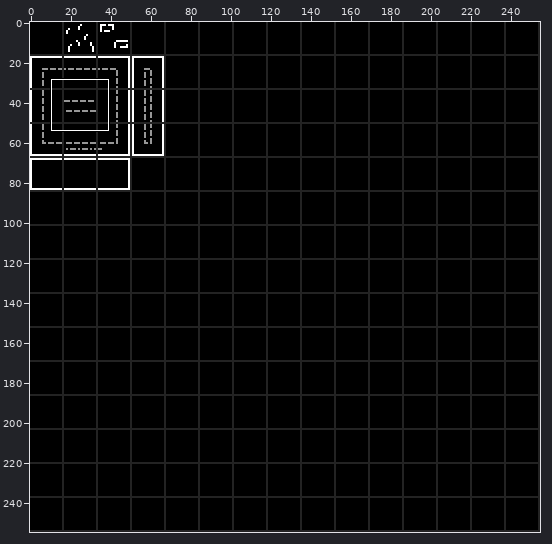
Two versions of one sprite sheet, src/assets/gfx/tileset.png. The first picture is a wide view before the edit; the outline marks the close-up.
Close-up. The starting point:
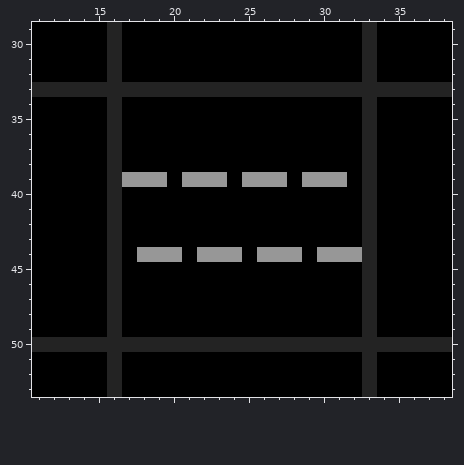
The file is 255x255 pixels. Shown: x 11..38, y 29..53.
The result:
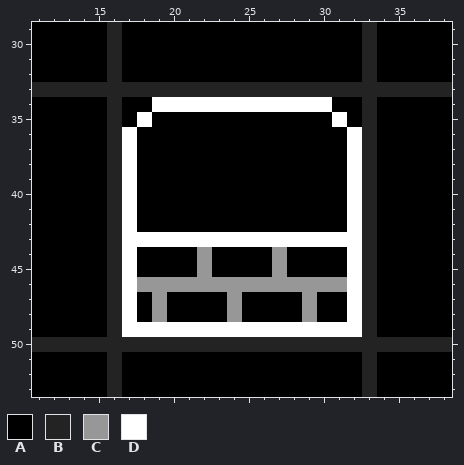
Palette (. is transparent): A #000000  B #232323  C #979797  D #ffffff
What changed:
@@ x 11..38 @@
 33 BBBBBBBBBBBBBBBBBBBBBBBBBBBB
-34 AAAAABAAAAAAAAAAAAAAAABAAAAA
-35 AAAAABAAAAAAAAAAAAAAAABAAAAA
-36 AAAAABAAAAAAAAAAAAAAAABAAAAA
-37 AAAAABAAAAAAAAAAAAAAAABAAAAA
-38 AAAAABAAAAAAAAAAAAAAAABAAAAA
-39 AAAAABCCCACCCACCCACCCABAAAAA
-40 AAAAABAAAAAAAAAAAAAAAABAAAAA
-41 AAAAABAAAAAAAAAAAAAAAABAAAAA
-42 AAAAABAAAAAAAAAAAAAAAABAAAAA
-43 AAAAABAAAAAAAAAAAAAAAABAAAAA
-44 AAAAABACCCACCCACCCACCCBAAAAA
-45 AAAAABAAAAAAAAAAAAAAAABAAAAA
-46 AAAAABAAAAAAAAAAAAAAAABAAAAA
-47 AAAAABAAAAAAAAAAAAAAAABAAAAA
-48 AAAAABAAAAAAAAAAAAAAAABAAAAA
-49 AAAAABAAAAAAAAAAAAAAAABAAAAA
+34 AAAAABAADDDDDDDDDDDDAABAAAAA
+35 AAAAABADAAAAAAAAAAAADABAAAAA
+36 AAAAABDAAAAAAAAAAAAAADBAAAAA
+37 AAAAABDAAAAAAAAAAAAAADBAAAAA
+38 AAAAABDAAAAAAAAAAAAAADBAAAAA
+39 AAAAABDAAAAAAAAAAAAAADBAAAAA
+40 AAAAABDAAAAAAAAAAAAAADBAAAAA
+41 AAAAABDAAAAAAAAAAAAAADBAAAAA
+42 AAAAABDAAAAAAAAAAAAAADBAAAAA
+43 AAAAABDDDDDDDDDDDDDDDDBAAAAA
+44 AAAAABDAAAACAAAACAAAADBAAAAA
+45 AAAAABDAAAACAAAACAAAADBAAAAA
+46 AAAAABDCCCCCCCCCCCCCCDBAAAAA
+47 AAAAABDACAAAACAAAACAADBAAAAA
+48 AAAAABDACAAAACAAAACAADBAAAAA
+49 AAAAABDDDDDDDDDDDDDDDDBAAAAA
 50 BBBBBBBBBBBBBBBBBBBBBBBBBBBB
Where, in picture pixels (left, top, right, bottom), the same in both close-ups:
changed: (122, 97, 362, 337)
